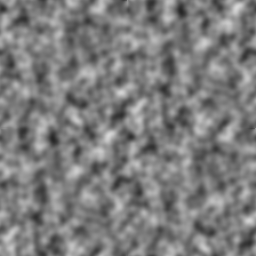
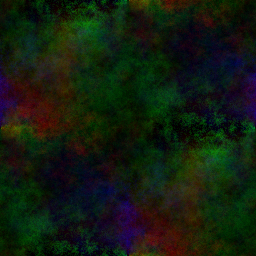
Layered file, before and after one edit (w=256, h=256). Changes by layer:
added layer "rainbownoise" above "scuffedpyramid" over [0, 0, 256, 256]
hid "noise1", opacity 100% → 28% over [0, 0, 256, 256]
